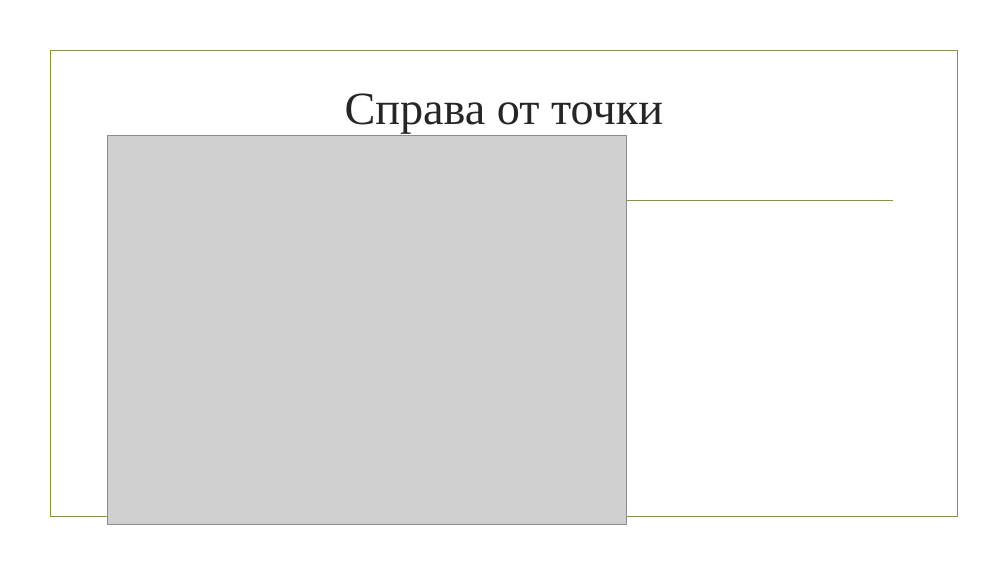
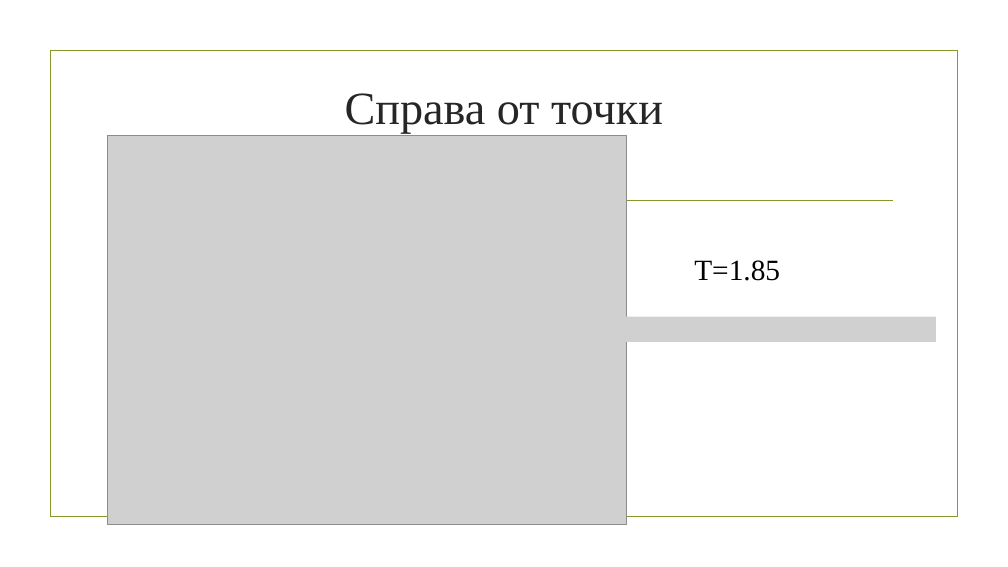
Before and after one commit to dercell/grid, a slide deck: slide 6 of МКР/МКР_през.pptx. Drawn at 1008x567 pixels with LibreOffice and Linux fonts; fonts in the diff are those of the drawing; grey boxes stand for pictures; background and template pictures are left out. Boxes give left, top, right and bottom in pixels: in the first picture for what was removed or moved away, otherwise in the second. Text is boxed around its words. In the diff, an @@ line names an element or a change of style, - is before the commit and + after.

```diff
--- a/МКР/МКР_през.pptx
+++ b/МКР/МКР_през.pptx
@@ text added at [694,260,780,281], 28 pt, text #000000 @@
+T=1.85
@@ picture added at [592,317,936,343] @@
```
Also in this commit, not shown: 2 other slides changed.
